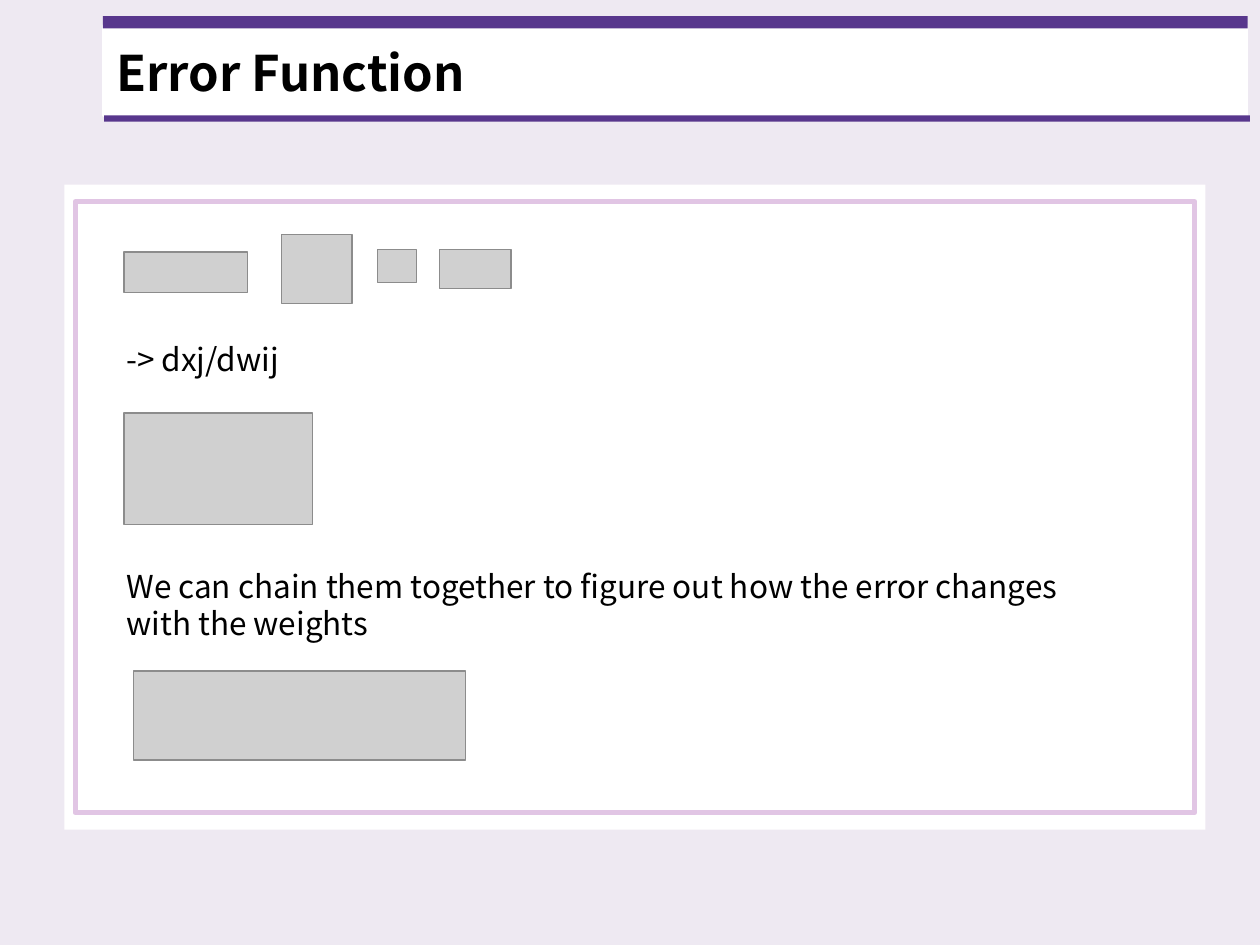
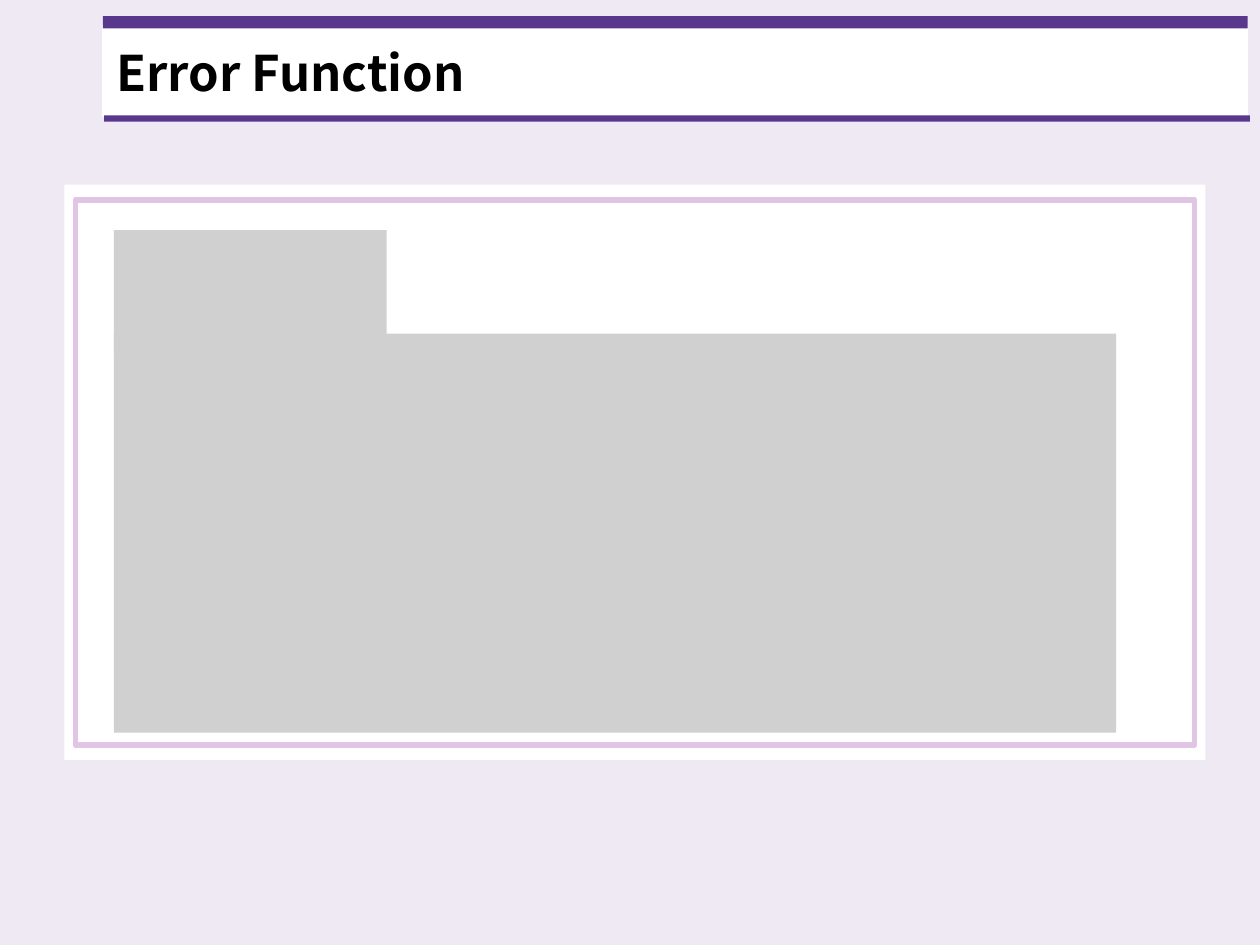
Before and after one commit to standing-o/Machine_Learning_Paper_Review, a slide deck: slide 8 of Paper.3_Back-Propagation/20201110_Paper3_Back-Propagation.pptx. Drawn at 1260x945 pixels with LibreOffice and Linux fonts; fonts in the diff are those of the drawing; grey boxes stand for pictures. Boxes give left, top, right and bottom in pixels: in the first picture for what was removed or moved away, otherwise in the second. Text is boxed around its words. In the diff, an @@ line names an element or a change of style, - is before the commit and + after.

```diff
--- a/Paper.3_Back-Propagation/20201110_Paper3_Back-Propagation.pptx
+++ b/Paper.3_Back-Propagation/20201110_Paper3_Back-Propagation.pptx
@@ rectangle: place and size @@
-rectangle at [64, 185, 1206, 830]
+rectangle at [64, 185, 1206, 761]
@@ rectangle: place and size @@
-rectangle at [76, 202, 1196, 813]
+rectangle at [76, 200, 1196, 746]
@@ picture added at [115, 231, 387, 354] @@
@@ group removed at [123, 234, 512, 304]: 4 pictures @@
@@ picture added at [115, 334, 1116, 733] @@
@@ text removed at [126, 346, 1058, 643] @@
--> dxj/dwij
-We can chain them together to figure out how the error changes with the weights
@@ picture removed at [123, 413, 312, 524] @@
@@ picture removed at [134, 670, 465, 760] @@
```
Also in this commit, not shown: 5 other slides changed.
